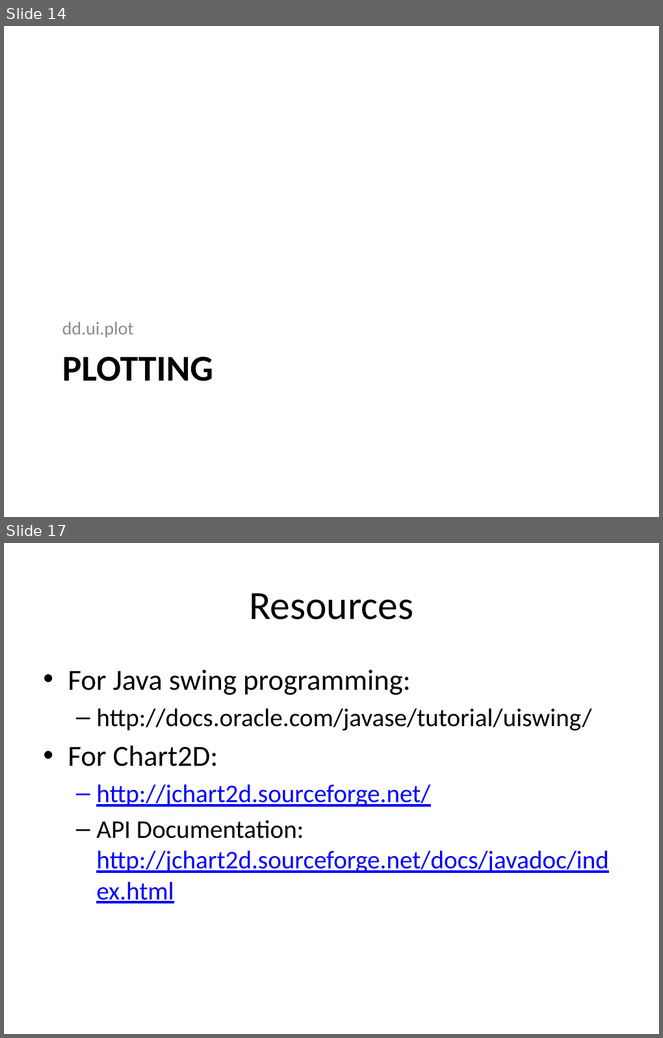
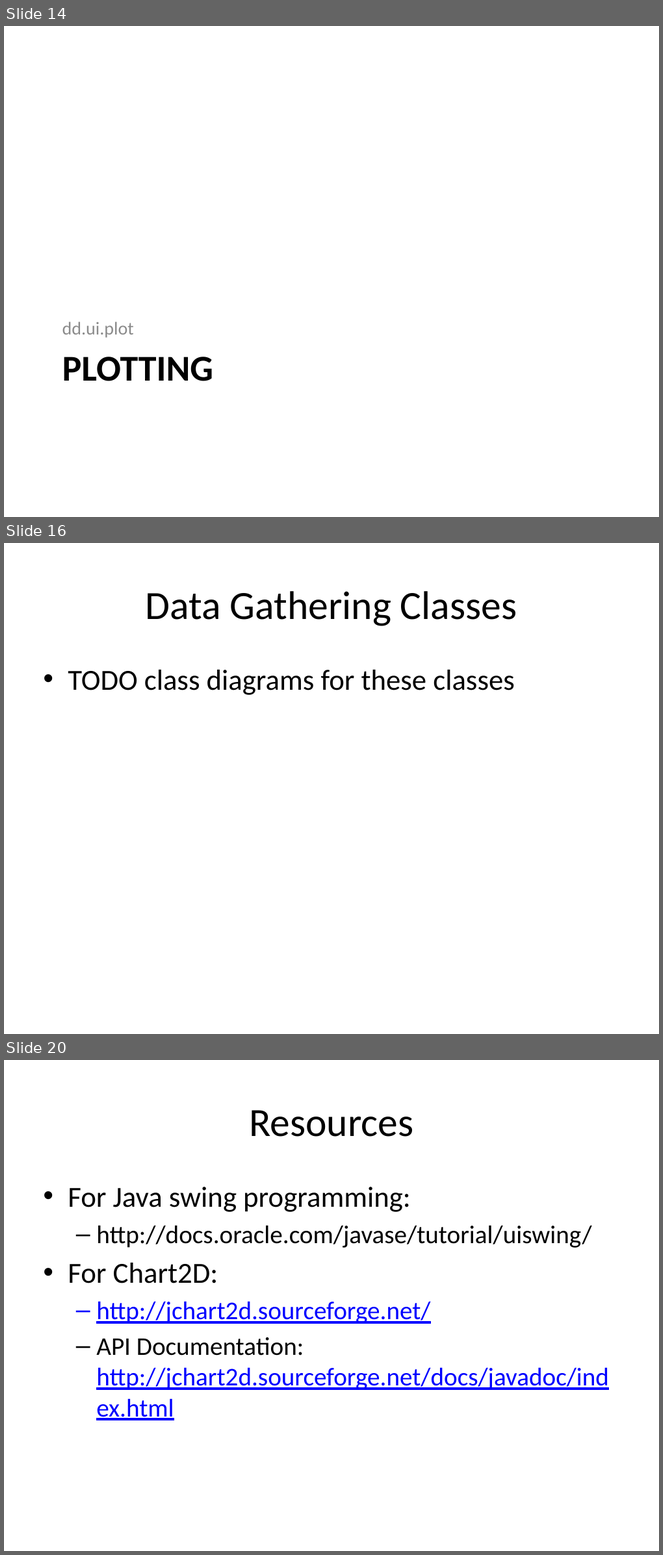
Before and after one commit to mathewgrabau/DirectedDiffusion, a slide deck: doc/DDSimulation_Graphical.pptx. Shown one above the other, each under a label of ours: slides 14 and 17 before the commit, slides 14, 16 and 20 after it; the slides between them are not shown. The pictures are 663x1038 and 663x1555 pixels, drawn with LibreOffice and Linux fonts; fonts in the diff are those of the drawing. Boxes give left, top, right and bottom in pixels: in the first picture for what was removed or moved away, otherwise in the second. Text is boxed around its words. In the diff, an @@ line names an element or a change of style, - is before the commit and + after.

```diff
--- a/doc/DDSimulation_Graphical.pptx
+++ b/doc/DDSimulation_Graphical.pptx
@@ slide 16 added at (x1=4, y1=543, x2=659, y2=1034), background #FFFFFF @@
@@ title added at (x1=146, y1=591, x2=517, y2=626), 44 pt, text #000000 @@
+Data Gathering Classes
@@ text added at (x1=68, y1=670, x2=514, y2=695), 32 pt, text #000000 @@
+• TODO class diagrams for these classes
@@ what was slide 17 is now slide 20 @@
```
Also in this commit, not shown: 2 slides changed, 2 other slides added, 1 other file.
